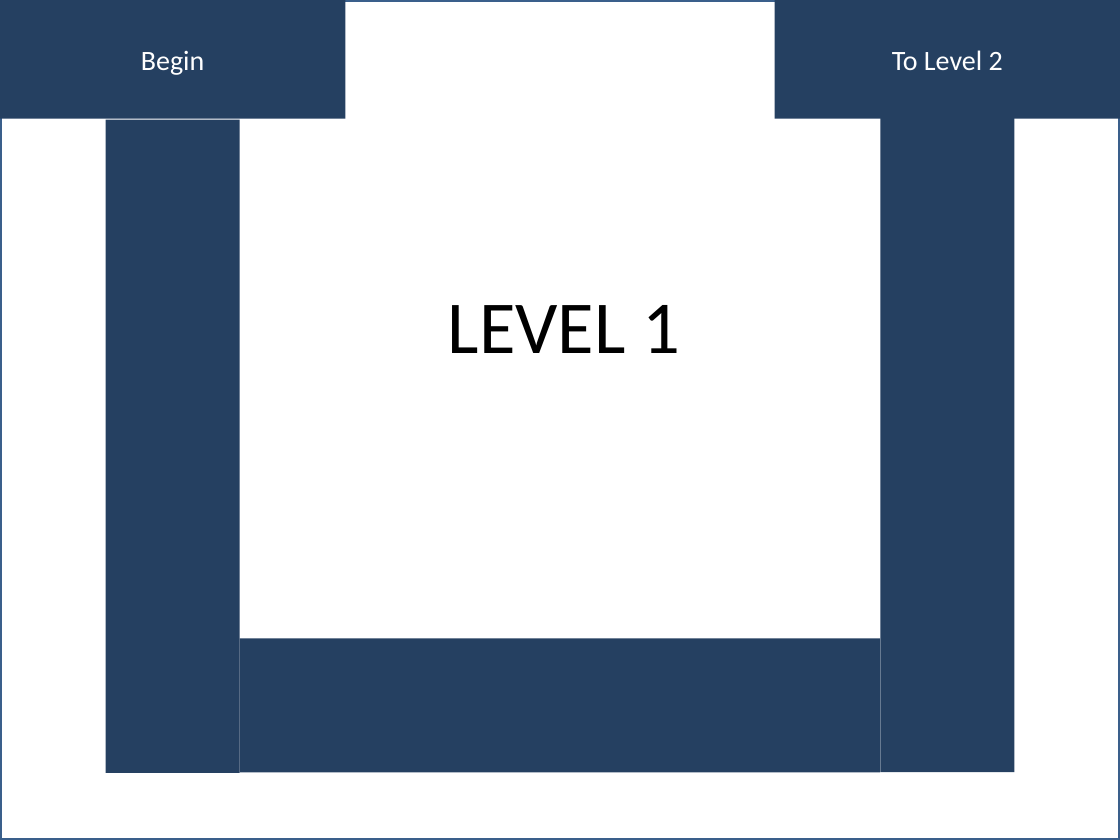
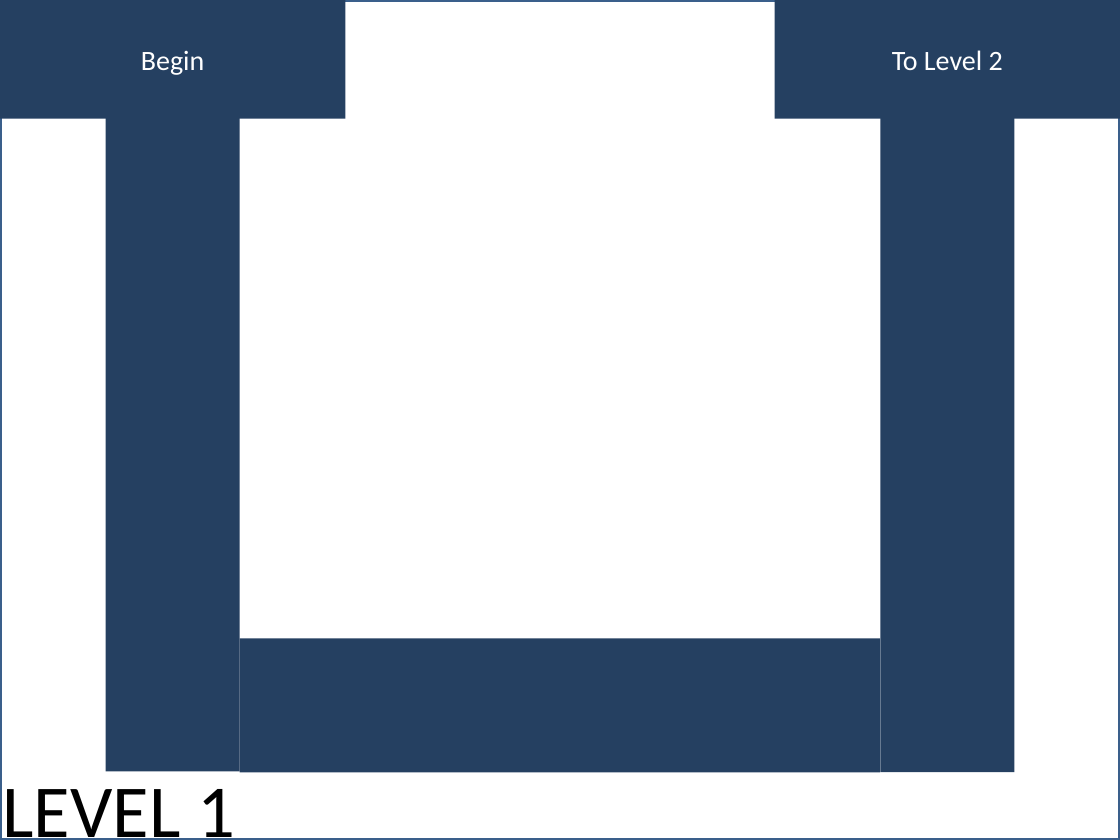
Before and after one commit to beerpsi/powerpoint-maze, a slide deck: slide 2 of Maze game.pptm. Drawn at 1120x840 pixels with LibreOffice and Linux fonts; fonts in the diff are those of the drawing. Boxes give left, top, right and bottom in pixels: in the first picture for what was removed or moved away, otherwise in the second. Text is boxed around its words. In the diff, an @@ line names an element or a change of style, - is before the commit and + after.

```diff
--- a/Maze game.pptm
+++ b/Maze game.pptm
@@ text "LEVEL 1": place and size @@
-text "LEVEL 1" at [448,305,681,353]
+text "LEVEL 1" at [3,789,235,840]
```
Also in this commit, not shown: 3 other slides changed, 3 slides added, 2 slides removed.
